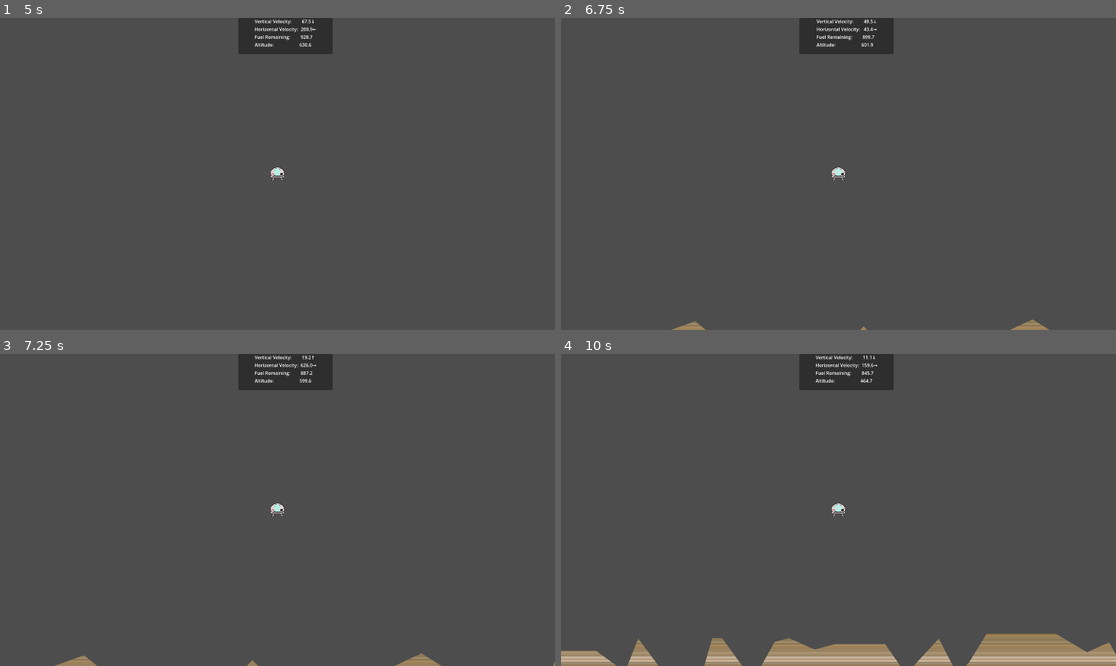
Above: before the commit, frames 1-4 (two rows, left to right).
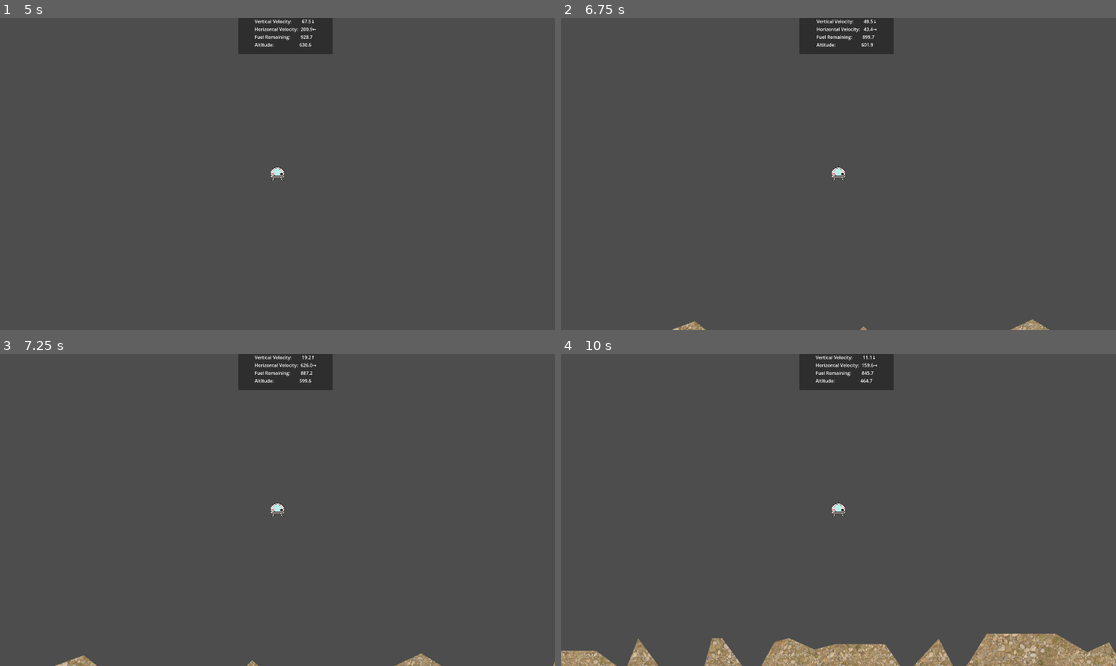
Above: after the commit, the same moments.

Repository: BriarSMC/LunarLander
Game: Godot game, scene res://scenes/start_level.tscn
The game is run twice, just before and just after one commit, with the same random seed, the same clock (stepped at 60 frames per second) and the same inputs.
Inputs:
- Up to frame 1 (5 s): hold Right (go_right) 0.53-1.28 s; hold Space (engine_control) 0.53-1.28 s; tap Enter at 1.25 s; hold Left (go_left) 1.28-2.03 s; tap Space (engine_control) at 1.35, 2.85, 4.35 s; hold Space (engine_control) 2.03-2.78 s; hold Right (go_right) 2.03-3.53 s; hold Space (engine_control) 3.53-4.28 s; hold Left (go_left) from 3.53 s (still down)
- Up to frame 2 (6.75 s): hold Space (engine_control) 5.03-5.78 s; release Left (go_left) at 5.78 s; hold Right (go_right) from 5.78 s (still down); tap Space (engine_control) at 5.85 s; hold Space (engine_control) from 6.53 s (still down)
- Up to frame 3 (7.25 s): keep holding Right (go_right); keep holding Space (engine_control)
- Up to frame 4 (10 s): release Space (engine_control) at 7.28 s; tap Space (engine_control) at 7.35, 8.85 s; release Right (go_right) at 8.03 s; hold Space (engine_control) 8.03-8.78 s; hold Left (go_left) 8.03-9.53 s; hold Right (go_right) from 9.53 s (still down); hold Space (engine_control) from 9.53 s (still down)

Frame 1 is identical in both runs. In frame 2, 0.1% of the frame differs, in the area x 20-88%, y 96-100%; in frame 3, 0.1%; in frame 4, 2.5%, in the area x 0-100%, y 89-100%.

Commit message:
add lander explosion

Diff:
--- a/scenes/lander.tscn
+++ b/scenes/lander.tscn
@@ -1,8 +1,9 @@
-[gd_scene load_steps=9 format=3 uid="uid://8sy5ghc53xc1"]
+[gd_scene load_steps=39 format=3 uid="uid://8sy5ghc53xc1"]
 
 [ext_resource type="Texture2D" uid="uid://cd5t0s4a6fgbp" path="res://images/lander.png" id="1_a1r1k"]
 [ext_resource type="Script" path="res://scripts/lander.gd" id="1_ro4j6"]
 [ext_resource type="Script" path="res://scripts/altimeter.gd" id="3_pch7y"]
+[ext_resource type="Texture2D" uid="uid://ba3mm5o7td31l" path="res://images/explosion.png" id="3_yx4xp"]
 
 [sub_resource type="PhysicsMaterial" id="PhysicsMaterial_gcdkp"]
 
@@ -18,14 +19,214 @@
 [sub_resource type="RectangleShape2D" id="RectangleShape2D_bk64x"]
 size = Vector2(50, 25)
 
+[sub_resource type="AtlasTexture" id="AtlasTexture_l3ulm"]
+atlas = ExtResource("3_yx4xp")
+region = Rect2(0, 666, 222, 222)
+
+[sub_resource type="AtlasTexture" id="AtlasTexture_2paqp"]
+atlas = ExtResource("3_yx4xp")
+region = Rect2(0, 0, 222, 222)
+
+[sub_resource type="AtlasTexture" id="AtlasTexture_etf7f"]
+atlas = ExtResource("3_yx4xp")
+region = Rect2(222, 0, 222, 222)
+
+[sub_resource type="AtlasTexture" id="AtlasTexture_ogcpc"]
+atlas = ExtResource("3_yx4xp")
+region = Rect2(444, 0, 222, 222)
+
+[sub_resource type="AtlasTexture" id="AtlasTexture_7putq"]
+atlas = ExtResource("3_yx4xp")
+region = Rect2(666, 0, 222, 222)
+
+[sub_resource type="AtlasTexture" id="AtlasTexture_5kl8u"]
+atlas = ExtResource("3_yx4xp")
+region = Rect2(0, 222, 222, 222)
+
+[sub_resource type="AtlasTexture" id="AtlasTexture_r08nt"]
+atlas = ExtResource("3_yx4xp")
+region = Rect2(222, 222, 222, 222)
+
+[sub_resource type="AtlasTexture" id="AtlasTexture_f4cem"]
+atlas = ExtResource("3_yx4xp")
+region = Rect2(444, 222, 222, 222)
+
+[sub_resource type="AtlasTexture" id="AtlasTexture_fi5ya"]
+atlas = ExtResource("3_yx4xp")
+region = Rect2(666, 222, 222, 222)
+
+[sub_resource type="AtlasTexture" id="AtlasTexture_fhqik"]
+atlas = ExtResource("3_yx4xp")
+region = Rect2(0, 444, 222, 222)
+
+[sub_resource type="AtlasTexture" id="AtlasTexture_7xg1g"]
+atlas = ExtResource("3_yx4xp")
+region = Rect2(222, 444, 222, 222)
+
+[sub_resource type="AtlasTexture" id="AtlasTexture_11h6i"]
+atlas = ExtResource("3_yx4xp")
+region = Rect2(444, 444, 222, 222)
+
+[sub_resource type="AtlasTexture" id="AtlasTexture_1iw4y"]
+atlas = ExtResource("3_yx4xp")
+region = Rect2(666, 444, 222, 222)
+
+[sub_resource type="AtlasTexture" id="AtlasTexture_27t84"]
+atlas = ExtResource("3_yx4xp")
+region = Rect2(222, 666, 222, 222)
+
+[sub_resource type="AtlasTexture" id="AtlasTexture_skq76"]
+atlas = ExtResource("3_yx4xp")
+region = Rect2(444, 666, 222, 222)
+
+[sub_resource type="AtlasTexture" id="AtlasTexture_jt2v5"]
+atlas = ExtResource("3_yx4xp")
+region = Rect2(666, 666, 222, 222)
+
+[sub_resource type="AtlasTexture" id="AtlasTexture_ixs3x"]
+atlas = ExtResource("3_yx4xp")
+region = Rect2(0, 888, 222, 222)
+
+[sub_resource type="AtlasTexture" id="AtlasTexture_low70"]
+atlas = ExtResource("3_yx4xp")
+region = Rect2(222, 888, 222, 222)
+
+[sub_resource type="AtlasTexture" id="AtlasTexture_2pegh"]
+atlas = ExtResource("3_yx4xp")
+region = Rect2(444, 888, 222, 222)
+
+[sub_resource type="AtlasTexture" id="AtlasTexture_y60fh"]
+atlas = ExtResource("3_yx4xp")
+region = Rect2(666, 888, 222, 222)
+
+[sub_resource type="AtlasTexture" id="AtlasTexture_73p42"]
+atlas = ExtResource("3_yx4xp")
+region = Rect2(0, 1110, 222, 222)
+
+[sub_resource type="AtlasTexture" id="AtlasTexture_g6f00"]
+atlas = ExtResource("3_yx4xp")
+region = Rect2(222, 1110, 222, 222)
+
+[sub_resource type="AtlasTexture" id="AtlasTexture_sqj8l"]
+atlas = ExtResource("3_yx4xp")
+region = Rect2(444, 1110, 222, 222)
+
+[sub_resource type="AtlasTexture" id="AtlasTexture_h53u7"]
+atlas = ExtResource("3_yx4xp")
+region = Rect2(666, 1110, 222, 222)
+
+[sub_resource type="AtlasTexture" id="AtlasTexture_mhhhf"]
+atlas = ExtResource("3_yx4xp")
+region = Rect2(0, 1332, 222, 222)
+
+[sub_resource type="AtlasTexture" id="AtlasTexture_crhcv"]
+atlas = ExtResource("3_yx4xp")
+region = Rect2(222, 1332, 222, 222)
+
+[sub_resource type="AtlasTexture" id="AtlasTexture_pyt7a"]
+atlas = ExtResource("3_yx4xp")
+region = Rect2(444, 1332, 222, 222)
+
+[sub_resource type="AtlasTexture" id="AtlasTexture_ho4jt"]
+atlas = ExtResource("3_yx4xp")
+region = Rect2(666, 1332, 222, 222)
+
+[sub_resource type="SpriteFrames" id="SpriteFrames_6s2gm"]
+animations = [{
+"frames": [{
+"duration": 1.0,
+"texture": SubResource("AtlasTexture_l3ulm")
+}, {
+"duration": 1.0,
+"texture": SubResource("AtlasTexture_2paqp")
+}, {
+"duration": 1.0,
+"texture": SubResource("AtlasTexture_etf7f")
+}, {
+"duration": 1.0,
+"texture": SubResource("AtlasTexture_ogcpc")
+}, {
+"duration": 1.0,
+"texture": SubResource("AtlasTexture_7putq")
+}, {
+"duration": 1.0,
+"texture": SubResource("AtlasTexture_5kl8u")
+}, {
+"duration": 1.0,
+"texture": SubResource("AtlasTexture_r08nt")
+}, {
+"duration": 1.0,
+"texture": SubResource("AtlasTexture_f4cem")
+}, {
+"duration": 1.0,
+"texture": SubResource("AtlasTexture_fi5ya")
+}, {
+"duration": 1.0,
+"texture": SubResource("AtlasTexture_fhqik")
+}, {
+"duration": 1.0,
+"texture": SubResource("AtlasTexture_7xg1g")
+}, {
+"duration": 1.0,
+"texture": SubResource("AtlasTexture_11h6i")
+}, {
+"duration": 1.0,
+"texture": SubResource("AtlasTexture_1iw4y")
+}, {
+"duration": 1.0,
+"texture": SubResource("AtlasTexture_27t84")
+}, {
+"duration": 1.0,
+"texture": SubResource("AtlasTexture_skq76")
+}, {
+"duration": 1.0,
+"texture": SubResource("AtlasTexture_jt2v5")
+}, {
+"duration": 1.0,
+"texture": SubResource("AtlasTexture_ixs3x")
+}, {
+"duration": 1.0,
+"texture": SubResource("AtlasTexture_low70")
+}, {
+"duration": 1.0,
+"texture": SubResource("AtlasTexture_2pegh")
+}, {
+"duration": 1.0,
+"texture": SubResource("AtlasTexture_y60fh")
+}, {
+"duration": 1.0,
+"texture": SubResource("AtlasTexture_73p42")
+}, {
+"duration": 1.0,
+"texture": SubResource("AtlasTexture_g6f00")
+}, {
+"duration": 1.0,
+"texture": SubResource("AtlasTexture_sqj8l")
+}, {
+"duration": 1.0,
+"texture": SubResource("AtlasTexture_h53u7")
+}, {
+"duration": 1.0,
+"texture": SubResource("AtlasTexture_mhhhf")
+}, {
+"duration": 1.0,
+"texture": SubResource("AtlasTexture_crhcv")
+}, {
+"duration": 1.0,
+"texture": SubResource("AtlasTexture_pyt7a")
+}, {
+"duration": 1.0,
+"texture": SubResource("AtlasTexture_ho4jt")
+}],
+"loop": false,
+"name": &"explode",
+"speed": 20.0
+}]
+
 [node name="Lander" type="RigidBody2D"]
 collision_mask = 8
 physics_material_override = SubResource("PhysicsMaterial_gcdkp")
 script = ExtResource("1_ro4j6")
-
-[node name="Sprite2D" type="Sprite2D" parent="."]
-scale = Vector2(0.5, 0.5)
-texture = ExtResource("1_a1r1k")
 
 [node name="BodyCollider" type="CollisionShape2D" parent="."]
 position = Vector2(0, -2.5)
@@ -33,11 +234,13 @@
 
 [node name="LeftStrutCollider" type="CollisionShape2D" parent="."]
 position = Vector2(-15.0013, 17.0031)
+scale = Vector2(1, 1)
 skew = 0.39968
 shape = SubResource("RectangleShape2D_yw2oe")
 
 [node name="RightStrutCollider" type="CollisionShape2D" parent="."]
 position = Vector2(15, 17)
+scale = Vector2(1, 1)
 skew = -0.39968
 shape = SubResource("RectangleShape2D_yw2oe")
 
@@ -57,6 +260,16 @@
 position = Vector2(0, -2.5)
 shape = SubResource("RectangleShape2D_bk64x")
 
+[node name="LanderImage" type="Sprite2D" parent="."]
+scale = Vector2(0.5, 0.5)
+texture = ExtResource("1_a1r1k")
+
+[node name="Explosion" type="AnimatedSprite2D" parent="."]
+sprite_frames = SubResource("SpriteFrames_6s2gm")
+animation = &"explode"
+frame = 27
+frame_progress = 1.0
+
 [node name="Altimeter" type="RayCast2D" parent="."]
 position = Vector2(0, 26)
 target_position = Vector2(0, 10000)
--- a/scenes/terrain.tscn
+++ b/scenes/terrain.tscn
@@ -9,6 +9,7 @@
 script = ExtResource("1_yy81h")
 
 [node name="Poly" type="Polygon2D" parent="."]
+texture_repeat = 2
 texture = ExtResource("2_ua6m7")
 
 [node name="CollisionPolygon2D" type="CollisionPolygon2D" parent="."]
--- a/scripts/lander.gd
+++ b/scripts/lander.gd
@@ -62,7 +62,7 @@
 var lander_state: int = lander_states.INFLIGHT
 var engines_shutdown := false
 var previous_velocity: Vector2
-
+var game_over := false
 
 # onready variables
 
@@ -93,11 +93,14 @@
 # Return
 #	None
 #==
+# Step 0: Ignore if game is over
 # Step 1: Preserve the previous velocity for HUD purposes
 # Step 2: Maneuver the lander
 # Step 3: Update the HUD
 # Step 4: Check lander state
 func _physics_process(delta):
+# Step 0
+	if game_over: return
 # Step 1
 	previous_velocity = linear_velocity
 # Step 2
@@ -293,11 +296,13 @@
 # Call HUD depending on what happened
 func _game_over() -> void:
 	if not sleeping: return
-
+	game_over = true
 	match lander_state:
 		lander_states.LEFTSCREEN:
 			hud.hud_gameover_changed.emit("Game Over\nYou Flew Into Space", false)
 		lander_states.CRASHED:
+			$Explosion.play("explode")
+			$LanderImage.visible = false
 			hud.hud_gameover_changed.emit("Game Over\nYou Crashed!", false)
 		lander_states.LANDED:
 			hud.hud_gameover_changed.emit("You landed safely!", true)
Binary file added: images/explosion.png
Not shown, added: images/explosion.png.import
